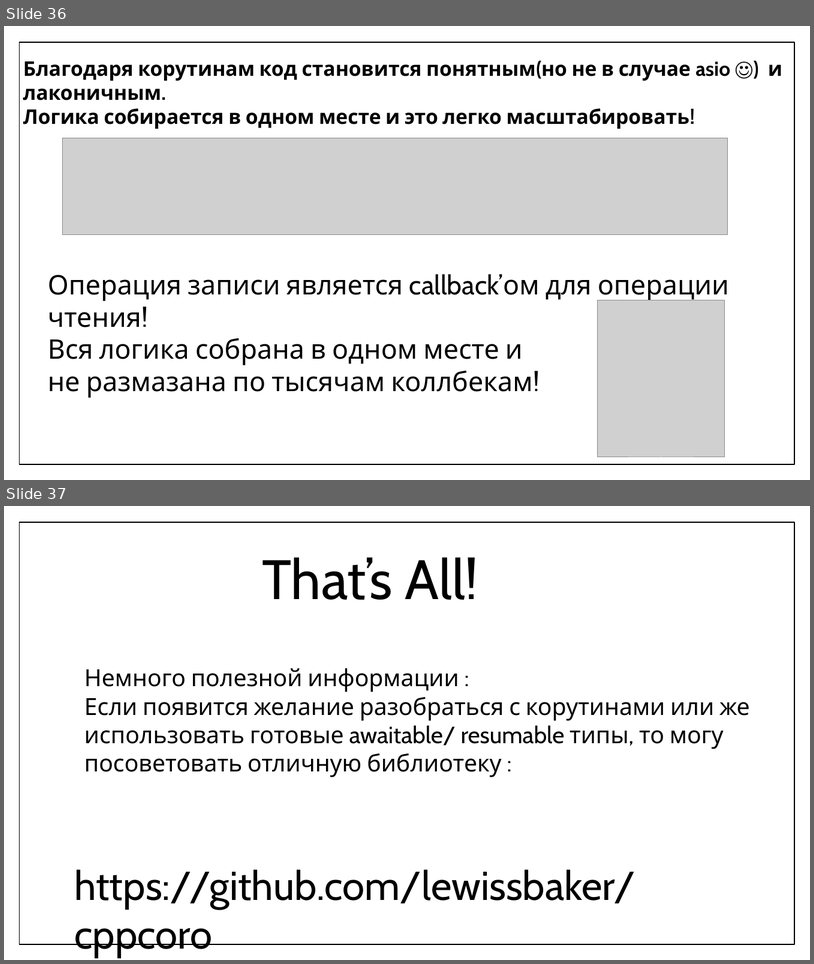
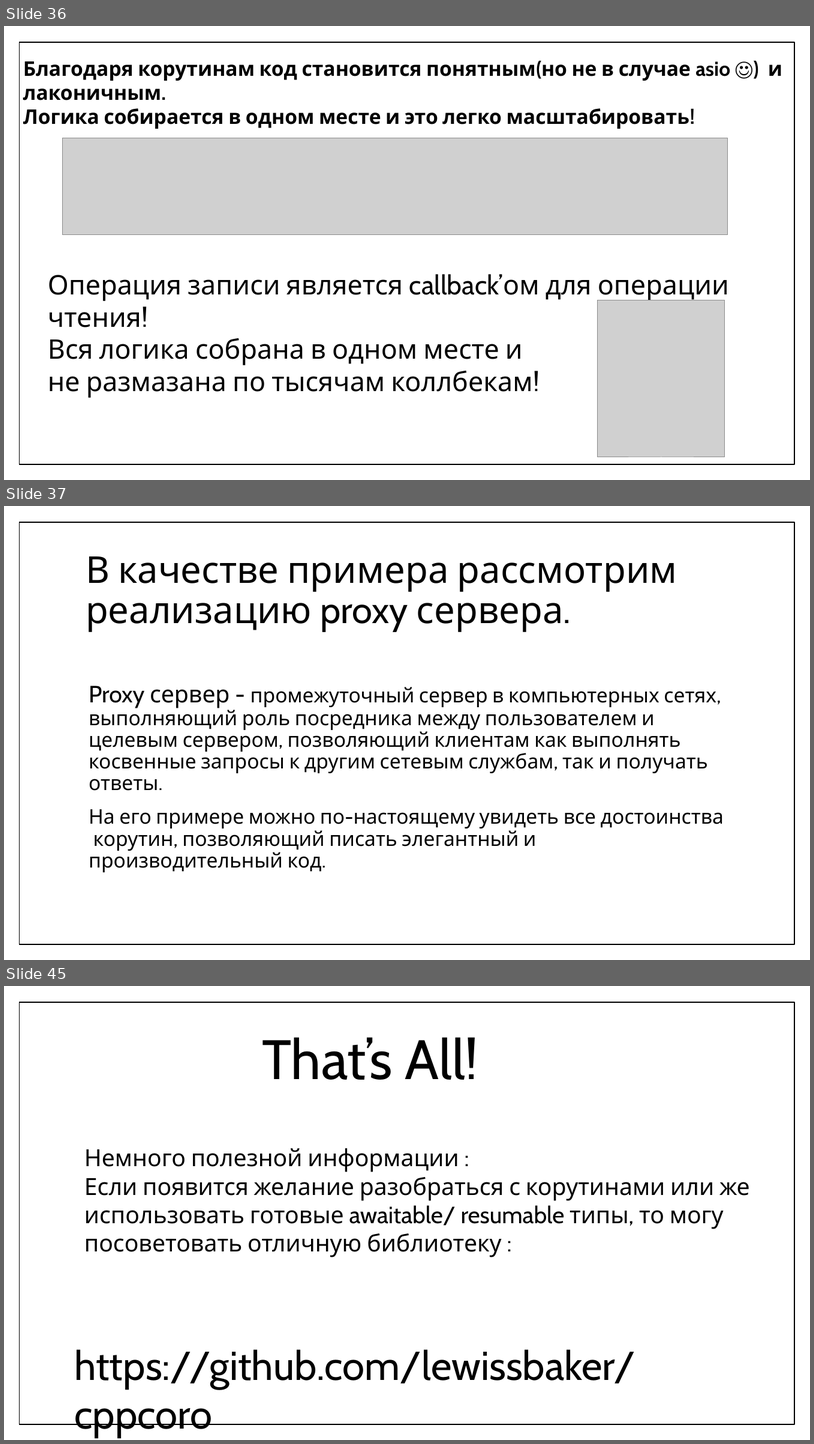
Before and after one commit to f0rmul/presentations, a slide deck: coro_present/coro.pptx. Shown one above the other, each under a label of ours: slides 36 and 37 before the commit, slides 36, 37 and 45 after it; the slides between them are not shown. The pictures are 814x964 and 814x1444 pixels, drawn with LibreOffice and Linux fonts; fonts in the diff are those of the drawing; grey boxes stand for pictures. Boxes give left, top, right and bottom in pixels: in the first picture for what was removed or moved away, otherwise in the second. Text is boxed around its words. In the diff, an @@ line names an element or a change of style, - is before the commit and + after.

```diff
--- a/coro_present/coro.pptx
+++ b/coro_present/coro.pptx
@@ slide 37 added at <box>4,506,810,960</box>, background #FFFFFF; not listed: 1 template element that a slide beside it also shows @@
@@ title added at <box>86,556,678,632</box>, 44 pt, text #000000 @@
+В качестве примера рассмотрим реализацию proxy сервера.
@@ text added at <box>89,685,724,872</box>, 24 pt, text #000000 @@
+Proxy сервер - промежуточный сервер в компьютерных сетях, выполняющий роль посредника между пользователем и целевым сервером, позволяющий клиентам как выполнять косвенные запросы к другим сетевым службам, так и получать ответы.
+На его примере можно по-настоящему увидеть все достоинства корутин, позволяющий писать элегантный и производительный код.
@@ what was slide 37 is now slide 45 @@
```
Also in this commit, not shown: 7 other slides added, 2 other files.
